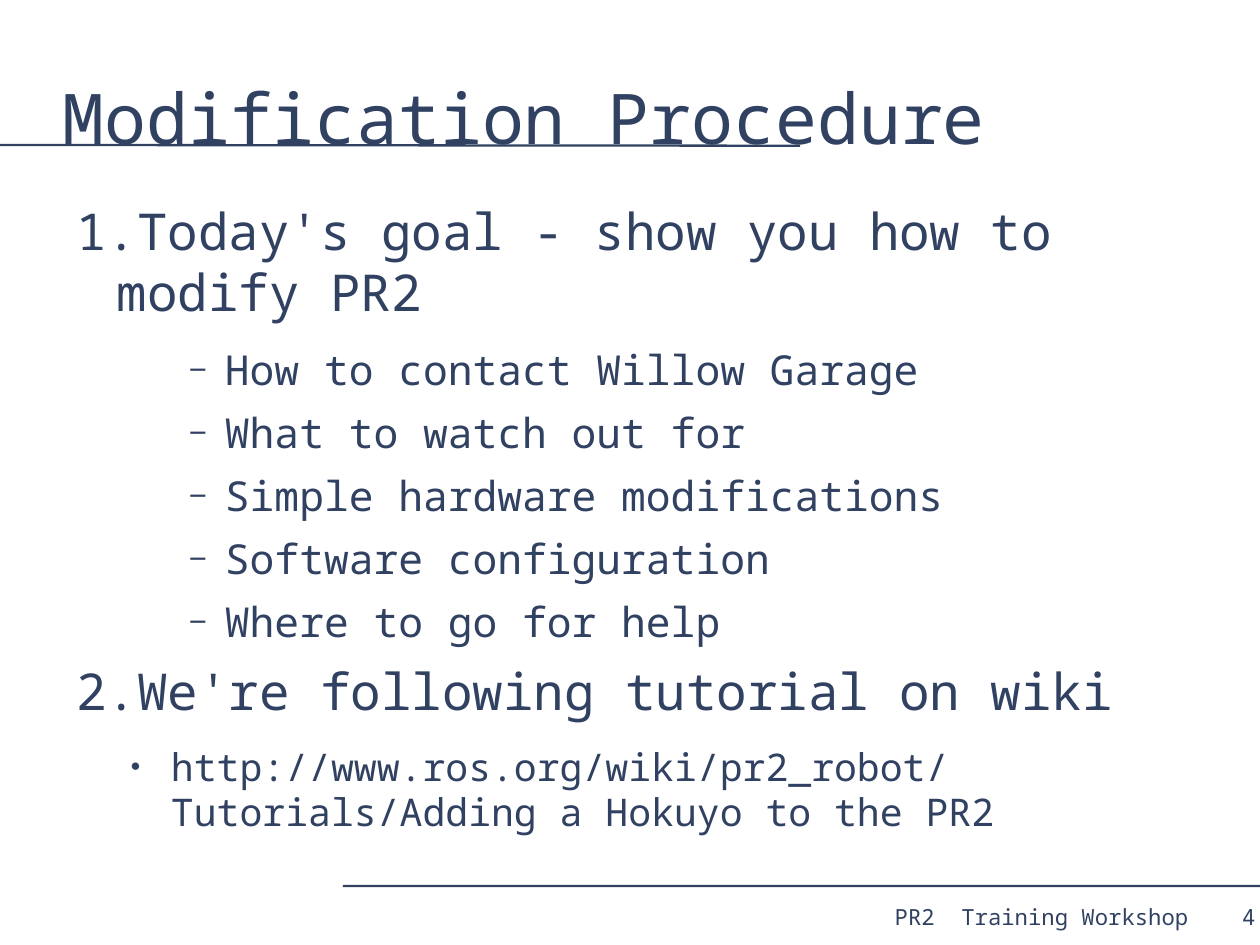
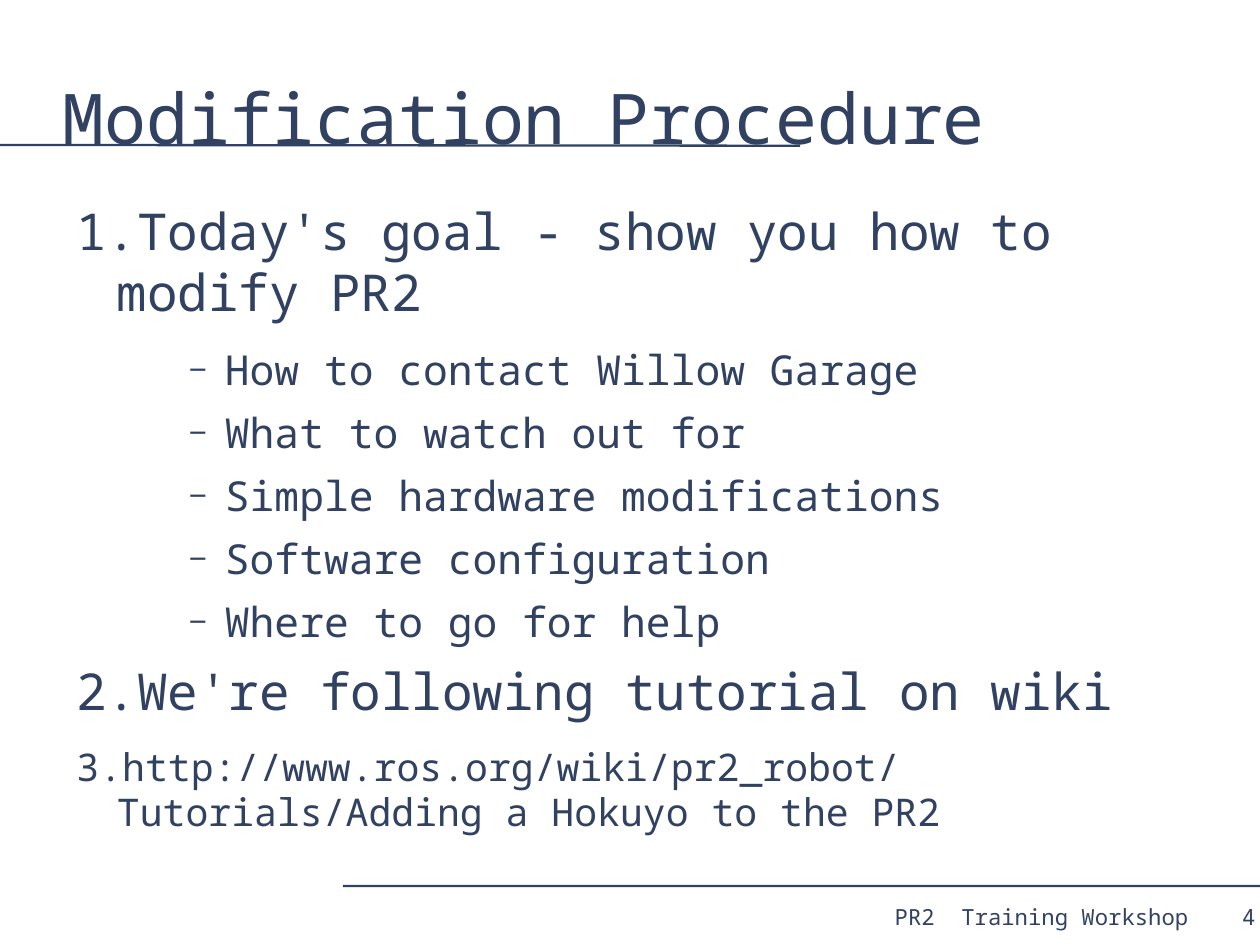
Before and after one commit to PR2/pr2_docs, a slide deck: slide 4 of pr2_training_workshop/modifying_pr2/adding_sensor.odp. Drawn at 1260x945 pixels with LibreOffice and Linux fonts; fonts in the diff are those of the drawing. Boxes give left, top, right and bottom in pixels: in the first picture for what was removed or moved away, otherwise in the second. Text is boxed around its words. In the diff, an @@ line names an element or a change of style, - is before the commit and + after.

```diff
--- a/pr2_training_workshop/modifying_pr2/adding_sensor.odp
+++ b/pr2_training_workshop/modifying_pr2/adding_sensor.odp
@@ text at bbox=[76, 752, 941, 836]: bullet ● to 1.; list level 2 to 1 in "http://www.ros.org/wiki/pr2_robot/Tutorials/Adding a Hokuyo  ..." @@
```
Also in this commit, not shown: 8 other slides changed, 1 slide added.
